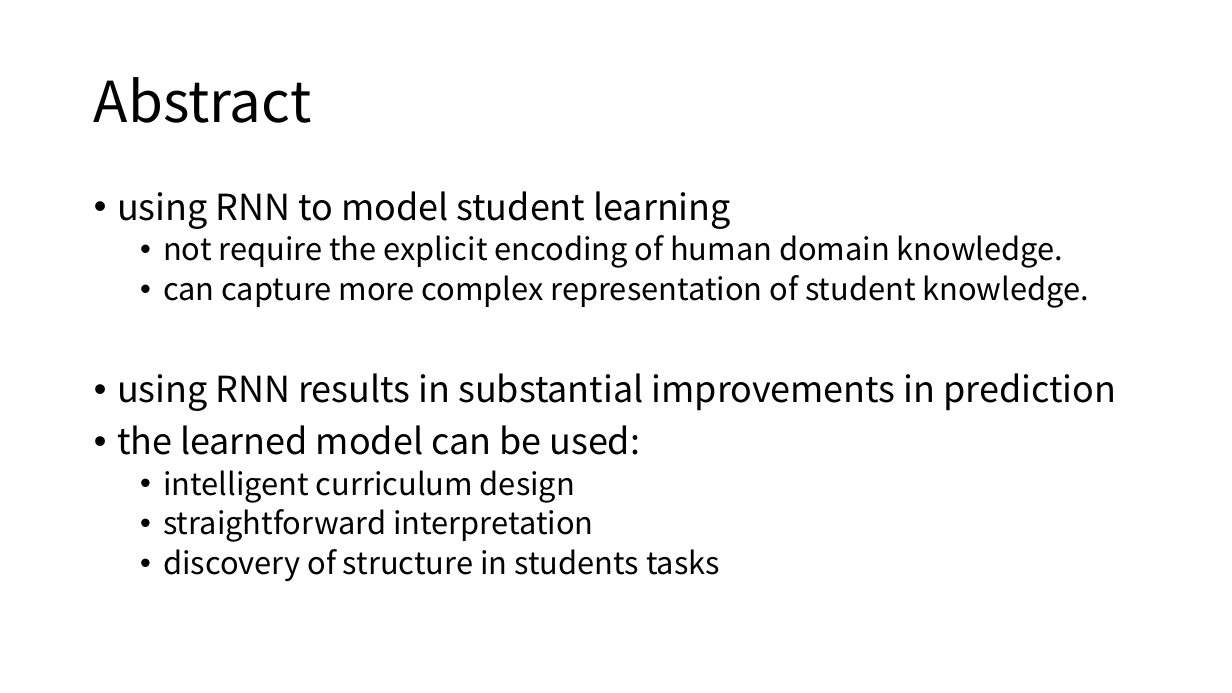
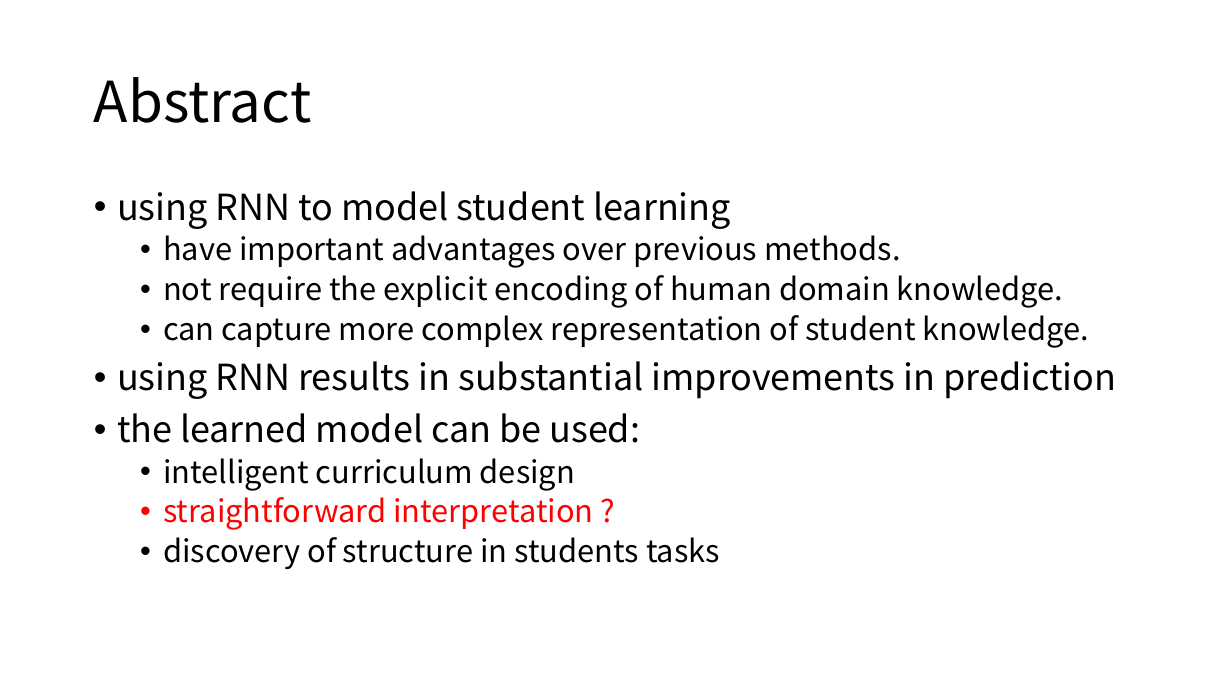
Before and after one commit to cloudspurs/klz, a slide deck: slide 2 of computer_science/statistics/model/hmm/bkt/papers/deep_knowledge_tracing.pptx. Drawn at 1232x693 pixels with LibreOffice and Linux fonts; fonts in the diff are those of the drawing. Boxes give left, top, right and bottom in pixels: in the first picture for what was removed or moved away, otherwise in the second. Text is boxed around its words. In the diff, an @@ line names an element or a change of style, - is before the commit and + after.

```diff
--- a/computer_science/statistics/model/hmm/bkt/papers/deep_knowledge_tracing.pptx
+++ b/computer_science/statistics/model/hmm/bkt/papers/deep_knowledge_tracing.pptx
@@ text at [163,235,900,268]: paragraph added @@
+  • have important advantages over previous methods.
@@ text at [163,497,593,530]: text changed; text colour #000000 to #FF0000 @@
-  • straightforward interpretation
+  • straightforward interpretation ?
```
Also in this commit, not shown: 12 other slides changed, 8 slides added, 1 slide removed, 10 other files.
